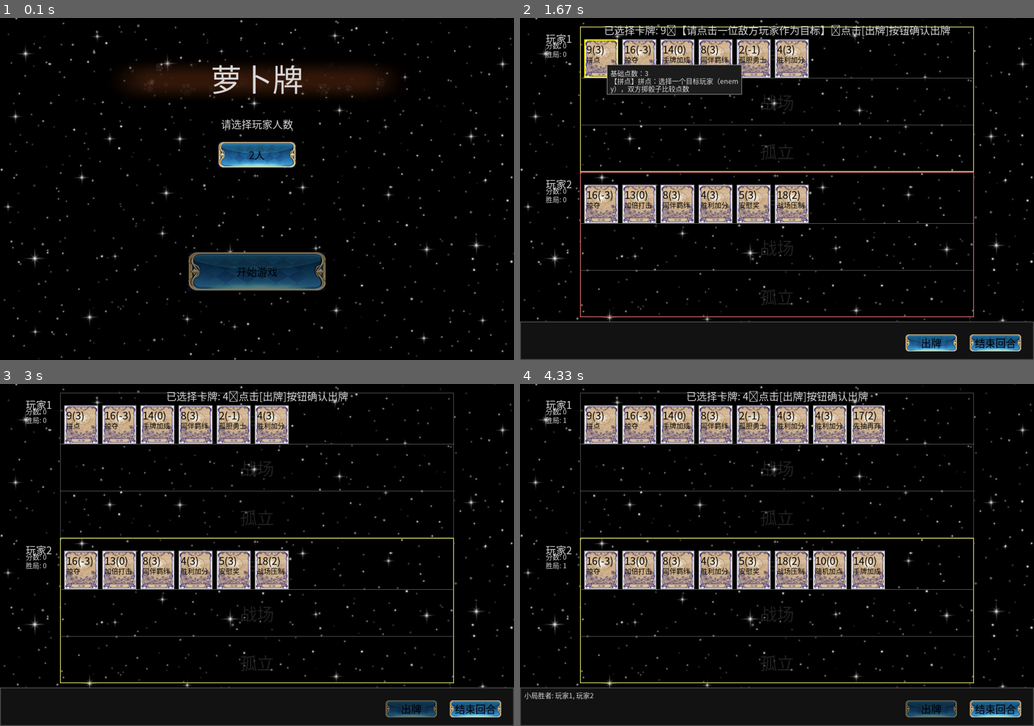
Above: before the commit, frames 1-4 (two rows, left to right).
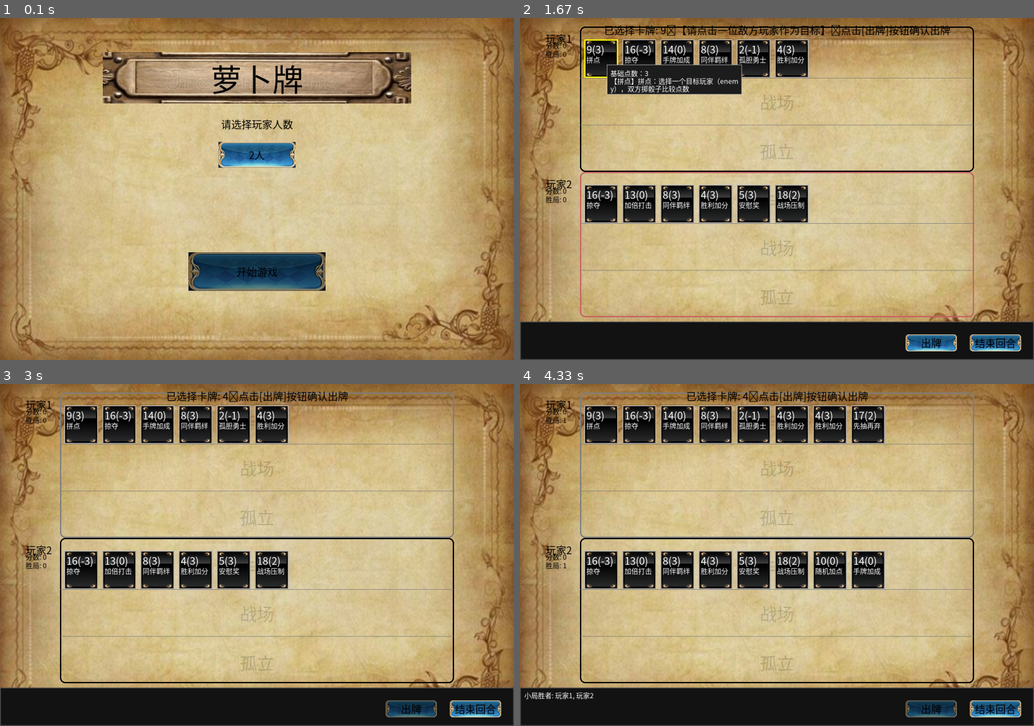
Above: after the commit, the same moments.

Repository: longer1225/-
Game: pygame game, started from main.py
Two runs of this game, one before a commit and one after it. Both use one fixed random seed, a clock stepped at 60 frames per second and the inputs below.
Inputs (mouse positions are in pixels of both pictures, inside the frame that each line leads up to):
- Up to frame 1 (0.1 s): no input
- Up to frame 2 (1.67 s): click "2人" at 0.38 s; click (828, 264) at 0.72 s; click "9(3)" at 1.05 s; tap Space at 1.33 s
- Up to frame 3 (3 s): click (267, 438) at 1.72 s; click (262, 589) at 2.05 s; click "结束回合" at 2.38 s; click "结束回合" at 2.72 s
- Up to frame 4 (4.33 s): click "结束回合" at 4.05 s

The runs differ from the first frame. In frame 1, 96% of the frame differs, in the area x 0-100%, y 0-100%; in frame 2, 86%; in frame 3, 88%; in frame 4, 88%.

Commit message:
美化界面，增加音乐

Diff:
--- a/main.py
+++ b/main.py
@@ -1,5 +1,3 @@
-
-
 import pygame
 import sys
 from game.game_manager import GameManager
@@ -14,6 +12,10 @@
     gm = GameManager(players=[])
     ui.set_manager(gm)
 
+    # 如果音乐加载成功，则开始播放
+    if ui.music_loaded:
+        pygame.mixer.music.play(-1)  # -1表示循环播放
+
     # 游戏主循环
     while ui.running:
         # ---------------- 菜单逻辑 ----------------
@@ -25,6 +27,10 @@
 
         # ---------------- 游戏逻辑 ----------------
         elif ui.state == "game":
+            # 游戏中降低音乐音量
+            if ui.music_loaded:
+                pygame.mixer.music.set_volume(0.7)
+
             # 将事件消费与界面刷新交给 GameManager/UI 的内部等待循环，避免重复消费事件
             if gm.current_round < gm.total_rounds:
                 winners = gm.play_small_round(ui)
@@ -43,6 +49,10 @@
 
         # ---------------- 结束界面逻辑 ----------------
         elif ui.state == "game_over":
+            # 结束界面恢复音乐音量
+            if ui.music_loaded:
+                pygame.mixer.music.set_volume(1.0)
+
             ui.handle_events()
             ui.draw_game()
             ui.clock.tick(30)
--- a/ui/PygameUI.py
+++ b/ui/PygameUI.py
@@ -75,7 +75,7 @@
         self.bg_image = None
         self.bg_scaled = None
         try:
-            bg_path = os.path.join(os.path.dirname(__file__), "images", "background.jpg")
+            bg_path = os.path.join(os.path.dirname(__file__), "images", "Background.jpg")
             if os.path.exists(bg_path):
                 self.bg_image = pygame.image.load(bg_path).convert()
         except Exception:
@@ -105,6 +105,17 @@
                     break
         except Exception:
             self.title_image = None
+
+        # 背景音乐
+        self.music_loaded = False
+        try:
+            # 音乐文件路径，待替换为实际音乐文件路径
+            music_path = os.path.join(os.path.dirname(__file__), "music", "background.mp3")
+            if os.path.exists(music_path):
+                pygame.mixer.music.load(music_path)
+                self.music_loaded = True
+        except Exception as e:
+            print(f"无法加载音乐: {e}")
 
         # 悬停提示（技能说明）
         self.hover_card = None            # 当前鼠标悬停的卡牌
@@ -557,7 +568,7 @@
         # 绘制文本
         ty = y + padding
         for seg in wrapped:
-            surf = self.small_font.render(seg, True, COLOR_TEXT)
+            surf = self.small_font.render(seg, True, (255, 255, 255))  # 白色字体
             self.screen.blit(surf, (x + padding, ty))
             ty += line_h
 
@@ -710,7 +721,7 @@
 
             # 绘制消息
             if self.message and self.message_timer > 0:
-                msg_surface = self.font.render(self.message, True, COLOR_TEXT)
+                msg_surface = self.font.render(self.message, True, (0, 0, 0))  # 黑色字体
                 self.screen.blit(msg_surface, (WINDOW_WIDTH // 2 - msg_surface.get_width() // 2, 10))
                 self.message_timer = max(0, self.message_timer - self.clock.get_time())
 
@@ -738,7 +749,7 @@
             banner = pygame.Surface((banner_rect.width, banner_rect.height), pygame.SRCALPHA)
             banner.fill((0, 0, 0, 120))
             self.screen.blit(banner, banner_rect.topleft)
-        title_big = self.title_font.render("萝卜牌", True, COLOR_TEXT)
+        title_big = self.title_font.render("萝卜牌", True, (0, 0, 0))  # 黑色字体
         self.screen.blit(title_big, (
             banner_rect.x + (banner_rect.width - title_big.get_width()) // 2,
             banner_rect.y + (banner_rect.height - title_big.get_height()) // 2,
@@ -746,7 +757,7 @@
 
         # 提示语下移
         prompt_y = banner_rect.bottom + 30
-        title = self.font.render("请选择玩家人数", True, COLOR_TEXT)
+        title = self.font.render("请选择玩家人数", True, (0, 0, 0))  # 黑色字体
         self.screen.blit(title, (WINDOW_WIDTH // 2 - title.get_width() // 2, prompt_y))
 
         # 仅显示“2人”按钮
@@ -761,22 +772,22 @@
     def draw_game_over(self) -> None:
         """绘制大局结束界面：比分、胜者、操作按钮"""
         # 标题
-        title = self.font.render("大局结束", True, COLOR_TEXT)
+        title = self.font.render("大局结束", True, (0, 0, 0))  # 黑色字体
         self.screen.blit(title, (WINDOW_WIDTH // 2 - title.get_width() // 2, 80))
 
         # 胜者
         winners_text = ", ".join(self.game_over_winners) if self.game_over_winners else "无"
-        winners_surface = self.font.render(f"胜利者: {winners_text}", True, COLOR_TEXT)
+        winners_surface = self.font.render(f"胜利者: {winners_text}", True, (0, 0, 0))  # 黑色字体
         self.screen.blit(winners_surface, (WINDOW_WIDTH // 2 - winners_surface.get_width() // 2, 140))
 
         # 大比分（小局胜场）
         if self.gm:
             y = 200
-            score_title = self.font.render("比分（小局胜场）:", True, COLOR_TEXT)
+            score_title = self.font.render("比分（小局胜场）:", True, (0, 0, 0))  # 黑色字体
             self.screen.blit(score_title, (WINDOW_WIDTH // 2 - score_title.get_width() // 2, y))
             y += 40
             for name, wins in self.gm.small_rounds_won.items():
-                line = self.font.render(f"{name}: {wins}", True, COLOR_TEXT)
+                line = self.font.render(f"{name}: {wins}", True, (0, 0, 0))  # 黑色字体
                 self.screen.blit(line, (WINDOW_WIDTH // 2 - line.get_width() // 2, y))
                 y += 30
 
@@ -809,7 +820,7 @@
 
         # 文字
         use_font = font or self.font
-        label = use_font.render(text, True, COLOR_BTN_TEXT)
+        label = use_font.render(text, True, (0, 0, 0))  # 黑色字体
         text_x = rect.x + (rect.width - label.get_width()) // 2
         text_y = rect.y + (rect.height - label.get_height()) // 2
         self.screen.blit(label, (text_x, text_y))
@@ -854,7 +865,7 @@
         h_hand, h_battle, h_iso = HAND_HEIGHT, BATTLE_HEIGHT, ISO_HEIGHT
         total_h = h_hand + h_battle + h_iso + gap * 2
         base_y = 50 + idx * (total_h + 30)
-        border_color = COLOR_CURRENT if is_current else COLOR_ZONE
+        border_color = COLOR_CURRENT_PLAYER if is_current else COLOR_OTHER_PLAYER
         # 如果当前有选中卡牌且需要选择目标，显示玩家区域的可选状态
         if self.selected_card and self.gm and self.gm.current_player:
             current_player = self.gm.current_player
@@ -863,13 +874,9 @@
                 border_color = (200, 100, 100)  # 红色表示可以选择为目标
             # 不再高亮显示需要卡牌目标的玩家区域
 
-        # 绘制玩家区域边框
-        pygame.draw.rect(
-            self.screen,
-            border_color,
-            (140, base_y - 30, WINDOW_WIDTH - 280, total_h + 30),
-            2,
-        )
+        # 绘制玩家区域圆角边框
+        player_rect = pygame.Rect(140, base_y - 30, WINDOW_WIDTH - 280, total_h + 30)
+        pygame.draw.rect(self.screen, border_color, player_rect, 3, border_radius=12)
 
         # 用细线分割三个区域（取间隙的中线位置）
         x1, x2 = 140, WINDOW_WIDTH - 140
@@ -888,9 +895,9 @@
         live_score = self.compute_live_score(player)
         info_x = 60
         info_y = base_y - 20
-        name_surf = self.font.render(player.name, True, COLOR_TEXT)
-        score_surf = self.small_font.render(f"分数: {live_score}", True, COLOR_TEXT)
-        wins_surf = self.small_font.render(f"胜局: {player.wins}", True, COLOR_TEXT)
+        name_surf = self.font.render(player.name, True, (0, 0, 0))  # 黑色字体
+        score_surf = self.small_font.render(f"分数: {live_score}", True, (0, 0, 0))  # 黑色字体
+        wins_surf = self.small_font.render(f"胜局: {player.wins}", True, (0, 0, 0))  # 黑色字体
         self.screen.blit(name_surf, (info_x, info_y))
         self.screen.blit(score_surf, (info_x, info_y + 22))
         self.screen.blit(wins_surf, (info_x, info_y + 42))
@@ -898,12 +905,8 @@
         # 如果是选中的目标，绘制高亮边框
         if player in self.target_list:
             highlight_color = (255, 0, 0) if player in self.enemy_list else (0, 255, 0)
-            pygame.draw.rect(
-                self.screen,
-                highlight_color,
-                (140, base_y - 30, WINDOW_WIDTH - 280, total_h + 30),
-                4,
-            )
+            pygame.draw.rect(self.screen, highlight_color, player_rect, 4, border_radius=12)
+
 
     def draw_log_panel(self) -> None:
         """在底部绘制一个日志框，显示最近的操作。"""
@@ -918,7 +921,7 @@
         line_h = self.small_font.get_height() + 2
 
         # 在空间足够时绘制标题；不足则让出空间给日志
-        title_surface = self.small_font.render("操作记录", True, COLOR_TEXT)
+        title_surface = self.small_font.render("操作记录", True, (255, 255, 255))  # 白色字体
         title_h = title_surface.get_height()
         # 预估最小需要高度：标题 + 一行日志
         need_for_title_and_one = 8 + title_h + 4 + line_h
@@ -939,7 +942,7 @@
         # 从底部向上画，直到触达 logs_top
         drawn = 0
         for i, line in enumerate(reversed(lines)):
-            text_surface = self.small_font.render(line, True, COLOR_TEXT)
+            text_surface = self.small_font.render(line, True, (255, 255, 255))  # 白色字体
             y = bottom_safe_y - (i + 1) * line_h
             if y < logs_top:
                 break
@@ -947,15 +950,15 @@
             drawn += 1
         # 如果一行都没画出来（空间极其有限），强制在 logs_top 位置画一行
         if drawn == 0:
-            text_surface = self.small_font.render(lines[-1], True, COLOR_TEXT)
+            text_surface = self.small_font.render(lines[-1], True, (255, 255, 255))  # 白色字体
             self.screen.blit(text_surface, (10, logs_top))
 
     def draw_zone(self, label: str, cards: List[Card], player: Player, zone_name: str, y: int, height: int = ZONE_HEIGHT) -> None:
         """绘制卡牌区域（仅大号水印 + 卡牌）"""
         zone_rect = pygame.Rect(140, y, WINDOW_WIDTH - 280, height)
 
-        # 中心水印（放大字号、低透明度）
-        wm = self.wm_font.render(label, True, (220, 220, 220))
+        # 中心水印（放大字号、低透明度）- 改为黑色
+        wm = self.wm_font.render(label, True, (0, 0, 0))  # 黑色字体
         wm.set_alpha(40)
         wm_x = zone_rect.x + (zone_rect.width - wm.get_width()) // 2
         wm_y = zone_rect.y + (zone_rect.height - wm.get_height()) // 2
@@ -1009,7 +1012,7 @@
             # 绘制卡牌基本信息（卡名必须完整显示，卡片宽度已动态调整）
             card_info = f"{card.name}({card.points})"
             # 不再在卡牌前加“[孤]”标记
-            card_text = self.font.render(card_info, True, COLOR_CARD_TEXT)
+            card_text = self.font.render(card_info, True, (255, 255, 255))  # 白色字体
             self.screen.blit(card_text, (rect.x + 5, rect.y + 5))
 
             # 绘制技能名称：自动换行显示完整技能名，尽量在可用高度内展示
@@ -1030,7 +1033,7 @@
                         wrapped_lines.append(seg)
                 # 绘制最终行
                 for j, line in enumerate(wrapped_lines):
-                    skill_text = self.small_font.render(line, True, COLOR_CARD_TEXT)
+                    skill_text = self.small_font.render(line, True, (255, 255, 255))  # 白色字体
                     self.screen.blit(skill_text, (rect.x + 5, line_y_start + j * line_h))
 
     def check_click_card(self, player: Player, x: int, y: int, zone: str = "hand") -> Optional[Card]:
--- a/ui/constants.py
+++ b/ui/constants.py
@@ -19,6 +19,8 @@
 COLOR_HIGHLIGHT = (100, 100, 200)
 COLOR_CURRENT = (200, 200, 100)
 COLOR_BTN_TEXT = (0, 0, 0)  # 按钮文字颜色：黑色
+COLOR_CURRENT_PLAYER = (0, 0, 0)  # 黑色，用于当前出牌玩家边框
+COLOR_OTHER_PLAYER = (128, 128, 128)  # 灰色，用于其他非当前出牌玩家边框
 
 # 分区可视化增强（半透明色块与边框颜色）
 # 使用 RGBA（最后一位为 alpha，仅在采用带透明度的 Surface 时生效）
--- /dev/null
+++ b/ui/music/__init__.py
@@ -0,0 +1 @@
+# 空的__init__.py文件，使music目录成为Python包
Binary file changed: ui/images/background.jpg
Binary file changed: ui/images/card.jpg
Binary file added: ui/images/title.jpg
Binary file removed: ui/images/title.png
Not shown, added: ui/music/background.mp3
